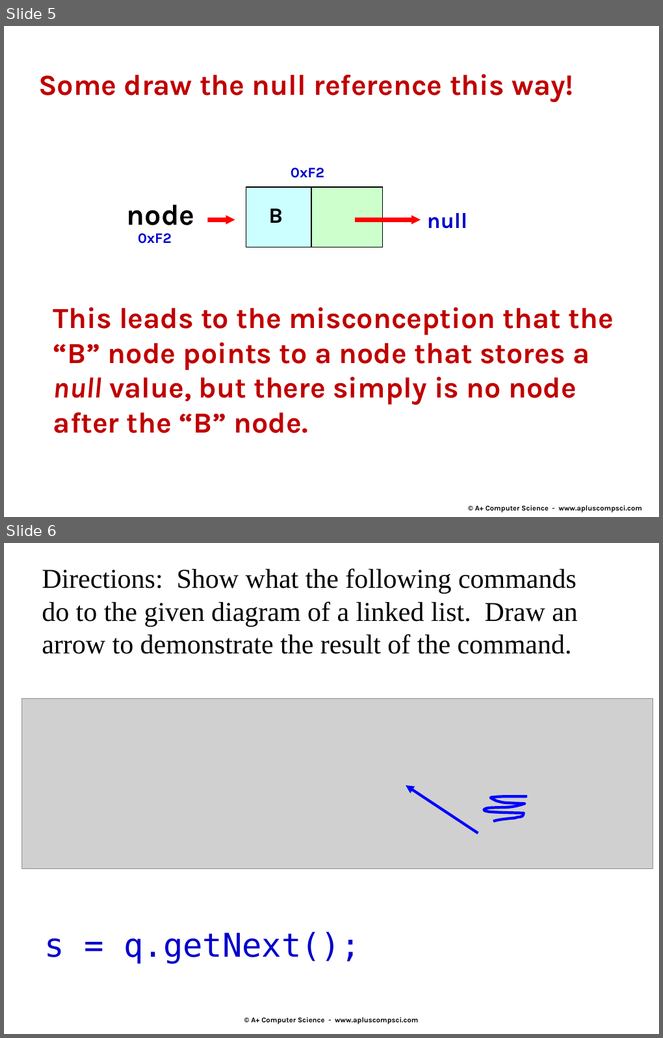
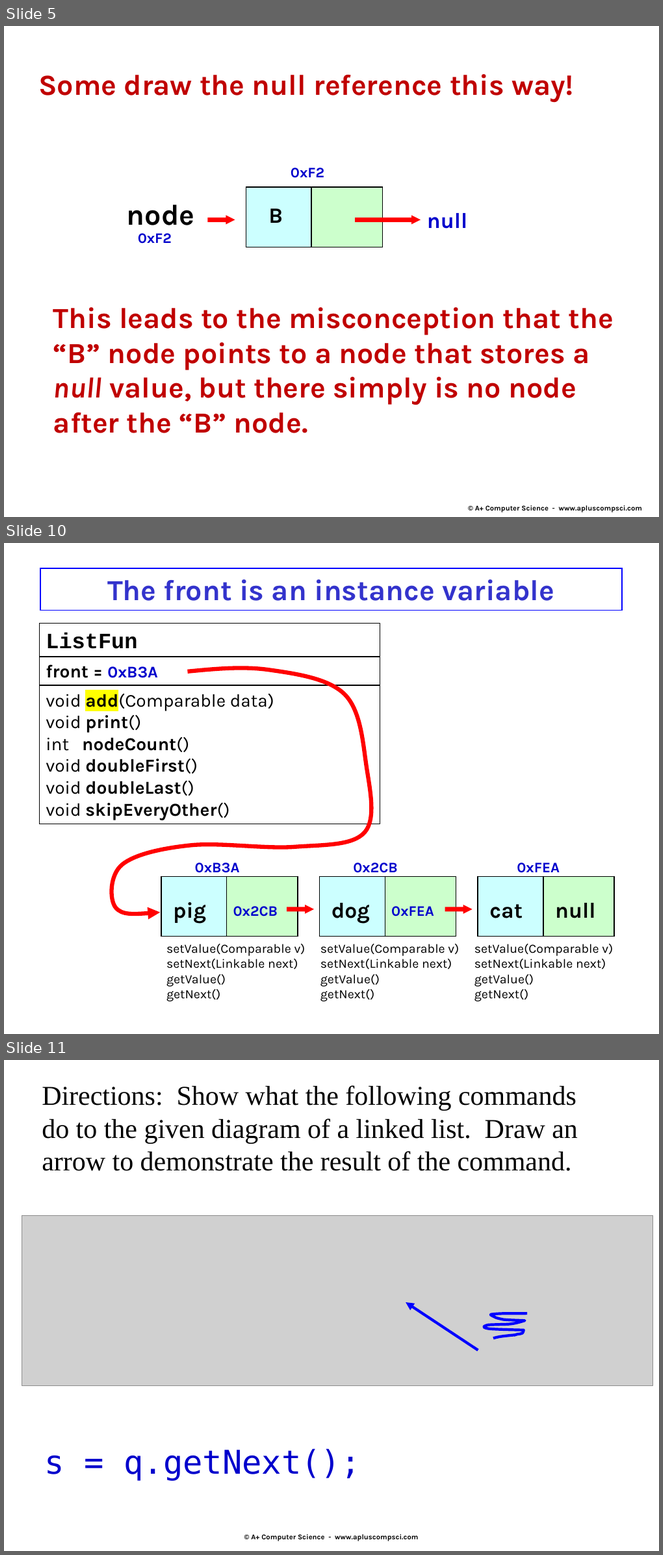
Before and after one commit to Cy-FairCS/cs3, a slide deck: u07a_linkedLists/notes/__b_Nodes linked abnormally.pptx. Shown one above the other, each under a label of ours: slides 5 and 6 before the commit, slides 5, 10 and 11 after it; the slides between them are not shown. The pictures are 663x1038 and 663x1555 pixels, drawn with LibreOffice and Linux fonts; fonts in the diff are those of the drawing; grey boxes stand for pictures. Boxes give left, top, right and bottom in pixels: in the first picture for what was removed or moved away, otherwise in the second. Text is boxed around its words. In the diff, an @@ line names an element or a change of style, - is before the commit and + after.

```diff
--- a/u07a_linkedLists/notes/__b_Nodes linked abnormally.pptx
+++ b/u07a_linkedLists/notes/__b_Nodes linked abnormally.pptx
@@ slide 10 added at <box>4,543,659,1034</box>, background #FFFFFF @@
@@ rectangle added at <box>40,568,623,611</box>, outline #0000FF 1 pt, 32 pt, text #3333CC, bold @@
+The front is an instance variable
@@ rectangle added at <box>39,624,380,656</box>, outline #000000 0.75 pt, 24 pt, text #000000, bold @@
+ListFun
@@ rectangle added at <box>39,657,380,686</box>, outline #000000 1 pt, 20 pt, text #000000, bold @@
+front = 0xB3A
@@ freeform shape added at <box>111,668,371,914</box>, outline #FF0000 4.5 pt @@
@@ rectangle added at <box>39,685,380,824</box>, outline #000000 0.75 pt, 20 pt, text #000000, bold @@
+void add(Comparable data)
+void print()
+int nodeCount()
+void doubleFirst()
+void doubleLast()
+void skipEveryOther()
@@ text added at <box>195,863,240,873</box>, 16 pt, text #0000CC, bold @@
+0xB3A
@@ text added at <box>353,863,398,873</box>, 16 pt, text #0000CC, bold @@
+0x2CB
@@ text added at <box>517,863,560,873</box>, 16 pt, text #0000CC, bold @@
+0xFEA
@@ rectangle added at <box>161,876,298,937</box>, fill #CCFFFF, outline #000000 1 pt @@
@@ rectangle added at <box>227,876,298,937</box>, fill #CCFFCC, outline #000000 1 pt @@
@@ rectangle added at <box>320,876,456,937</box>, fill #CCFFFF, outline #000000 1 pt @@
@@ rectangle added at <box>386,876,456,937</box>, fill #CCFFCC, outline #000000 1 pt @@
@@ rectangle added at <box>478,876,614,937</box>, fill #CCFFFF, outline #000000 1 pt @@
@@ rectangle added at <box>544,876,614,937</box>, fill #CCFFCC, outline #000000 1 pt @@
@@ text added at <box>173,902,206,923</box>, 24 pt, text #000000, bold @@
+pig
@@ text added at <box>233,906,278,917</box>, 16 pt, text #0000CC, bold @@
+0x2CB
@@ arrow added from (287, 909) to (314, 909), #FF0000 5 pt @@
@@ text added at <box>332,903,370,923</box>, 24 pt, text #000000, bold @@
+dog
@@ text added at <box>391,906,434,917</box>, 16 pt, text #0000CC, bold @@
+0xFEA
@@ arrow added from (445, 909) to (473, 909), #FF0000 5 pt @@
@@ text added at <box>490,904,523,919</box>, 24 pt, text #000000, bold @@
+cat
@@ text added at <box>555,903,596,919</box>, 24 pt, text #000000, bold @@
+null
@@ text added at <box>166,944,306,1002</box>, 14 pt, text #000000 @@
+setValue(Comparable v)
+setNext(Linkable next)
+getValue()
+getNext()
@@ text added at <box>321,944,459,1002</box>, 14 pt, text #000000 @@
+setValue(Comparable v)
+setNext(Linkable next)
+getValue()
+getNext()
@@ text added at <box>475,944,613,1002</box>, 14 pt, text #000000 @@
+setValue(Comparable v)
+setNext(Linkable next)
+getValue()
+getNext()
@@ what was slide 6 is now slide 11 @@
```
Also in this commit, not shown: 6 other slides added, 4 other files.
